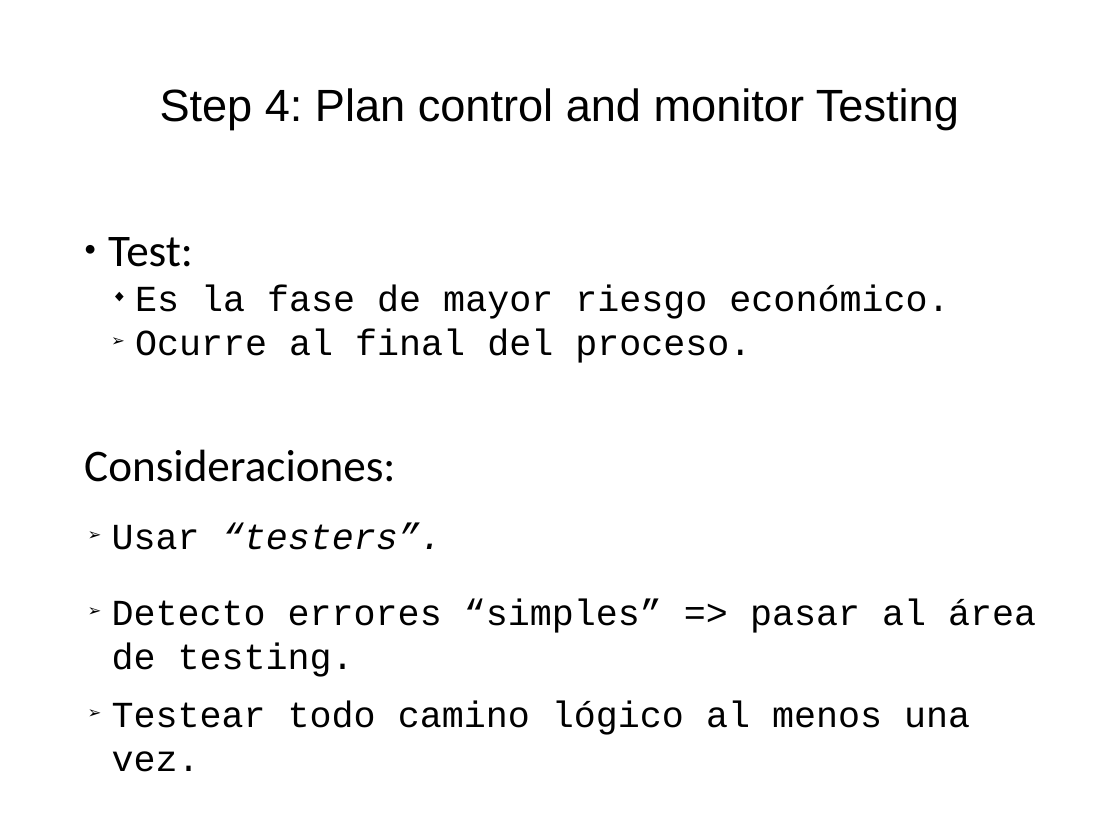
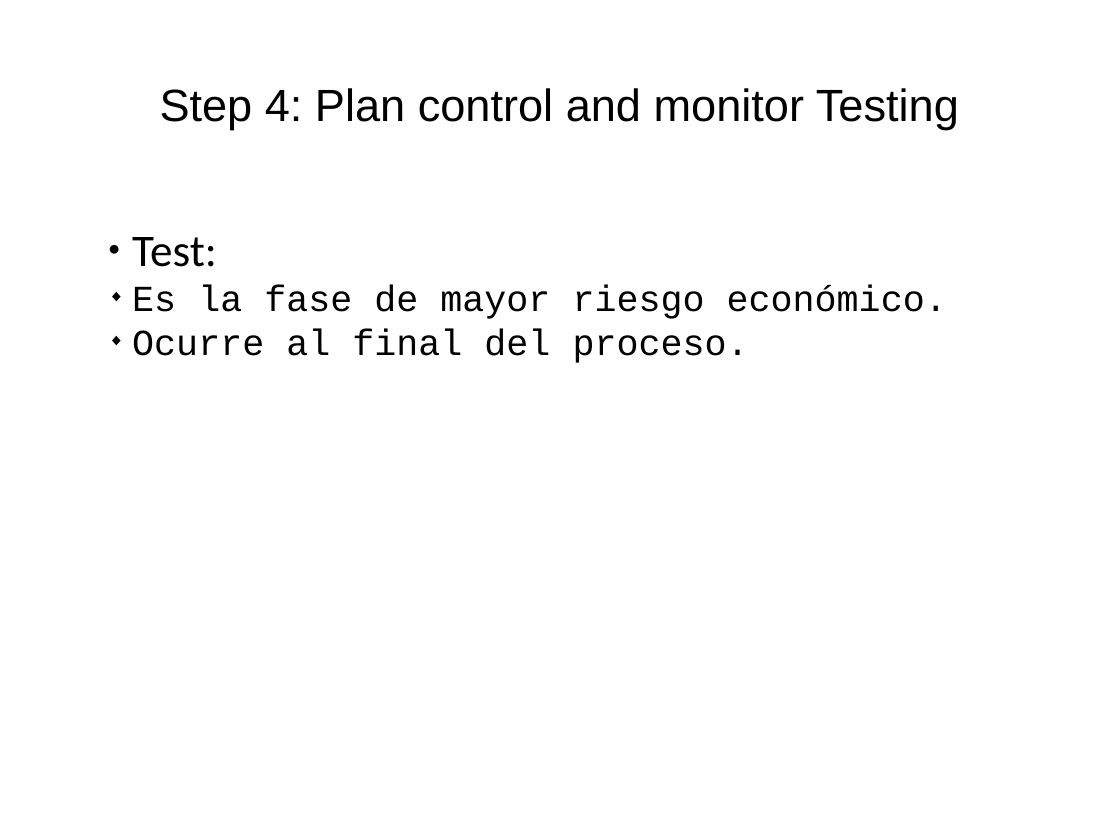
Before and after one commit to Maturuleco/ingdesoft2, a slide deck: slide 1 of Paper/PresentaciónMatias.odp. Drawn at 1120x840 pixels with LibreOffice and Linux fonts; fonts in the diff are those of the drawing. Boxes give left, top, right and bottom in pixels: in the first picture for what was removed or moved away, otherwise in the second. Text is boxed around its words. In the diff, an @@ line names an element or a change of style, - is before the commit and + after.

Commit message:
cambios finales

```diff
--- a/Paper/PresentaciónMatias.odp
+++ b/Paper/PresentaciónMatias.odp
@@ subtitle "Test:" at (132, 237, 947, 363): list level 1 to 2 in "Test:"; list level 1 to 2 in "Es la fase de mayor ..."; bullet ➢ to ◆; list level 1 to 2 in "Ocurre al final del proceso." @@
@@ text removed at (84, 449, 395, 482) @@
-Consideraciones:
@@ text removed at (112, 523, 442, 550) @@
-➢ Usar “testers”.
@@ text removed at (112, 599, 1036, 677) @@
-➢ Detecto errores “simples” => pasar al área de testing.
@@ text removed at (112, 701, 970, 772) @@
-➢ Testear todo camino lógico al menos una vez.
```
Also in this commit, not shown: 1 other slide changed, 1 slide added.
